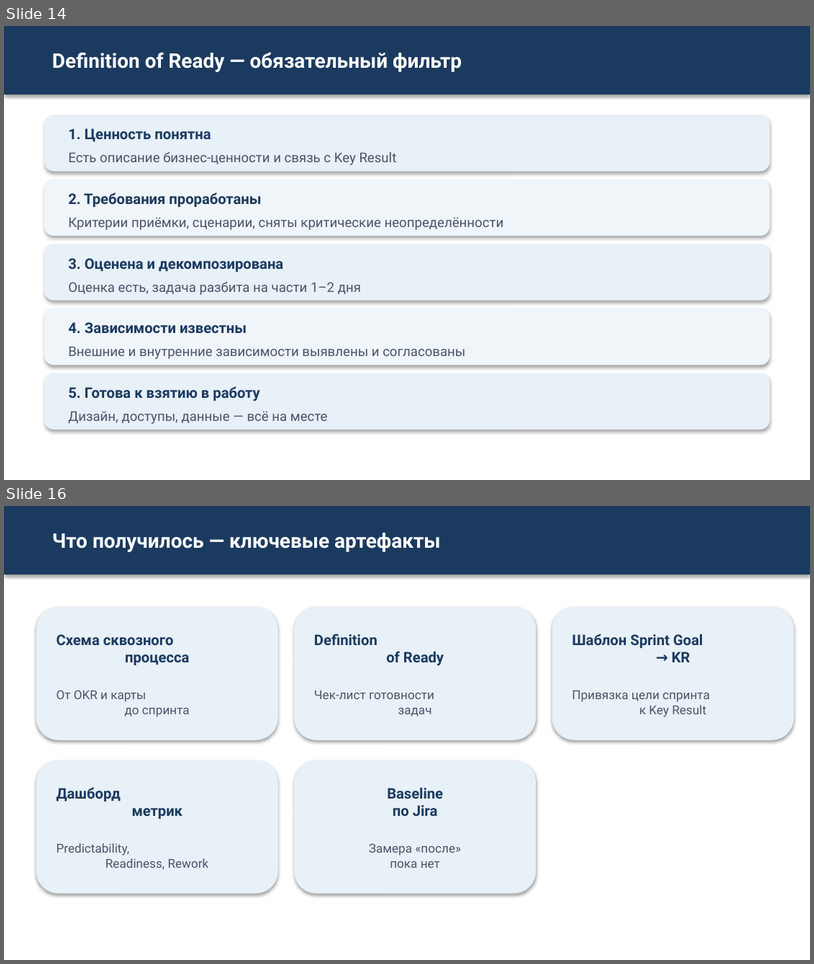
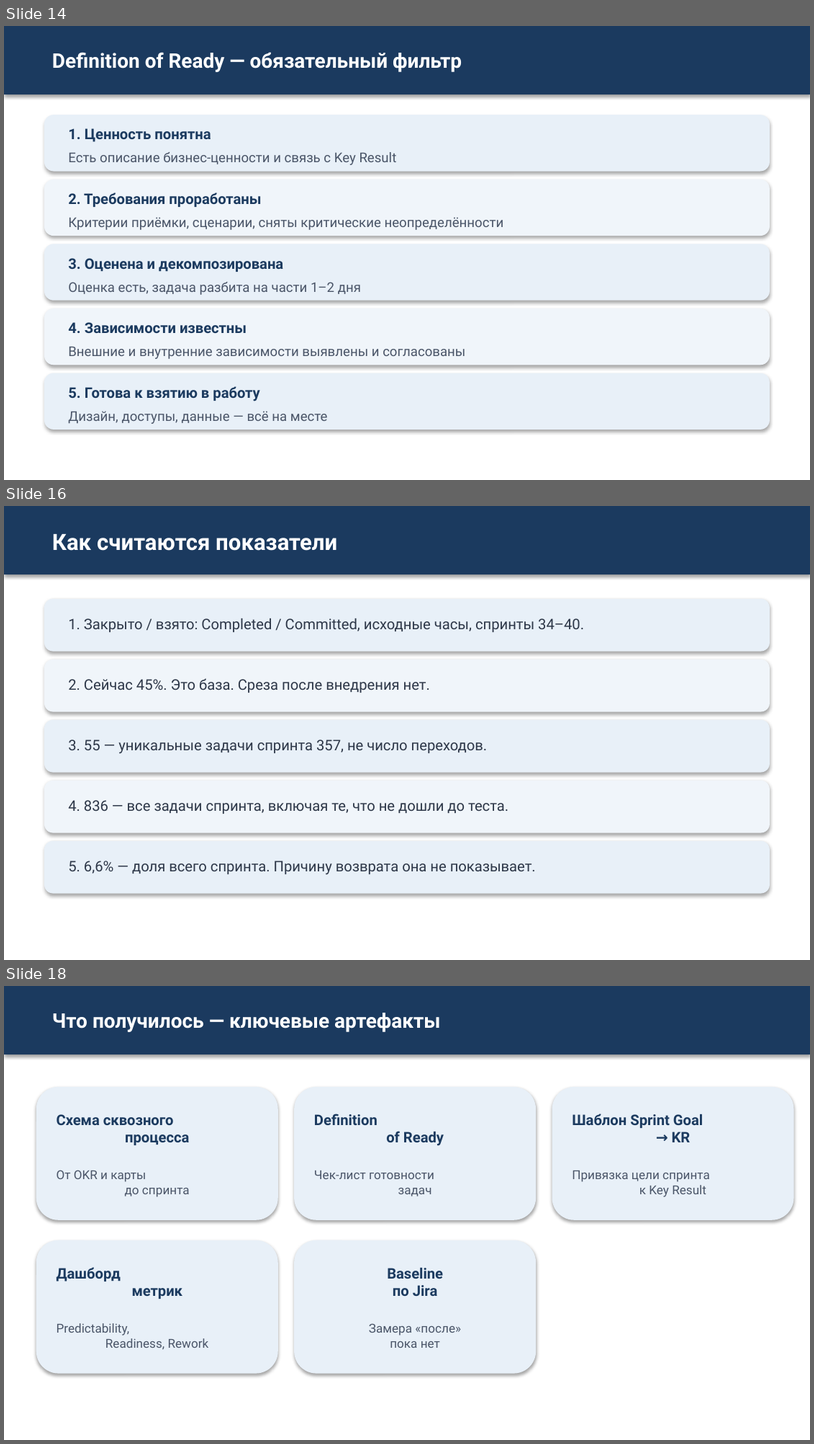
Before and after one commit to camelot270/otus_work, a slide deck: docs/Zashita_proekta_Skvoznoe_planirovanie.pptx. Shown one above the other, each under a label of ours: slides 14 and 16 before the commit, slides 14, 16 and 18 after it; the slides between them are not shown. The pictures are 814x964 and 814x1444 pixels, drawn with LibreOffice and Linux fonts; fonts in the diff are those of the drawing. Boxes give left, top, right and bottom in pixels: in the first picture for what was removed or moved away, otherwise in the second. Text is boxed around its words. In the diff, an @@ line names an element or a change of style, - is before the commit and + after.

```diff
--- a/docs/Zashita_proekta_Skvoznoe_planirovanie.pptx
+++ b/docs/Zashita_proekta_Skvoznoe_planirovanie.pptx
@@ slide 16 added at [4,506,810,960], background #FFFFFF @@
@@ rectangle added at [4,506,810,574], fill #1B3A5F @@
@@ text added at [52,534,337,551], 20 pt, text #FFFFFF, bold @@
+Как считаются показатели
@@ rounded rectangle added at [44,599,770,651], fill #E8F0F8 @@
@@ text added at [68,618,584,632], 13 pt, text #2D3748 @@
+1. Закрыто / взято: Completed / Committed, исходные часы, спринты 34–40.
@@ rounded rectangle added at [44,659,770,712], fill #F0F5FA @@
@@ text added at [68,678,430,692], 13 pt, text #2D3748 @@
+2. Сейчас 45%. Это база. Среза после внедрения нет.
@@ rounded rectangle added at [44,720,770,772], fill #E8F0F8 @@
@@ text added at [68,739,488,754], 13 pt, text #2D3748 @@
+3. 55 — уникальные задачи спринта 357, не число переходов.
@@ rounded rectangle added at [44,780,770,833], fill #F0F5FA @@
@@ text added at [68,800,509,813], 13 pt, text #2D3748 @@
+4. 836 — все задачи спринта, включая те, что не дошли до теста.
@@ rounded rectangle added at [44,841,770,893], fill #E8F0F8 @@
@@ text added at [68,860,536,875], 13 pt, text #2D3748 @@
+5. 6,6% — доля всего спринта. Причину возврата она не показывает.
@@ what was slide 16 is now slide 18 @@
```
Also in this commit, not shown: 4 slides changed, 1 other slide added, 1 other file.
